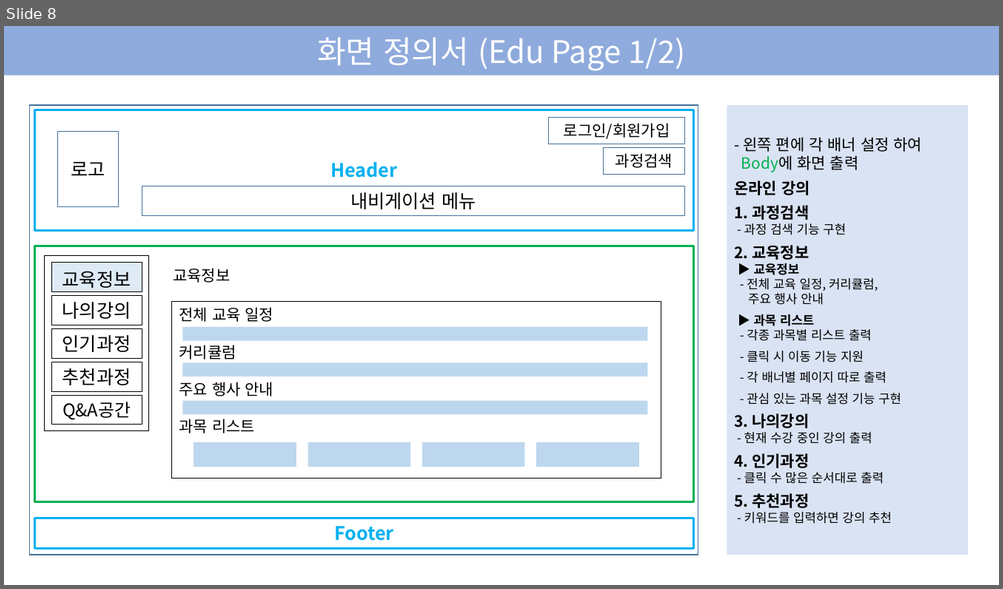
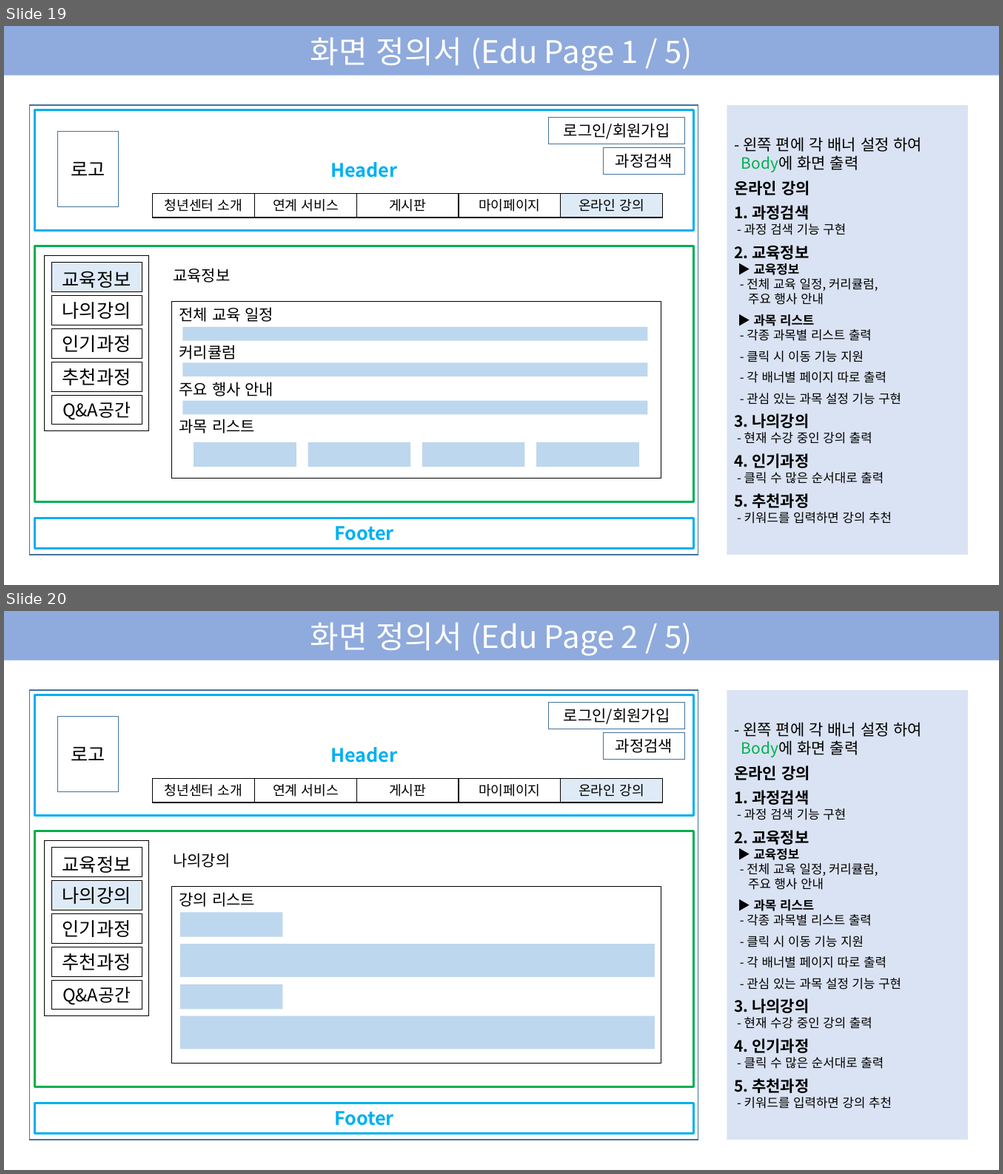
Before and after one commit to EODOHA/Youth_Project, a slide deck: 2조 프로젝트.pptx. Shown one above the other, each under a label of ours: slide 8 before the commit, slides 19 and 20 after it. The pictures are 1003x589 and 1003x1174 pixels, drawn with LibreOffice and Linux fonts; fonts in the diff are those of the drawing. Boxes give left, top, right and bottom in pixels: in the first picture for what was removed or moved away, otherwise in the second. Text is boxed around its words. In the diff, an @@ line names an element or a change of style, - is before the commit and + after.

```diff
--- a/2조 프로젝트.pptx
+++ b/2조 프로젝트.pptx
@@ slide 20 added at (4, 611, 999, 1170), background #FFFFFF @@
@@ rectangle added at (4, 611, 999, 661), fill #8FAADC, 30 pt, text #FFFFFF @@
+화면 정의서 (Edu Page 2 / 5)
@@ rectangle added at (30, 690, 699, 1140), outline #43739E 1 pt @@
@@ rectangle added at (34, 695, 694, 816), outline #00B0F0 2 pt, 18 pt, text #00B0F0, bold @@
+Header
@@ rectangle added at (727, 690, 968, 1140), fill #DAE3F3, 12 pt, text #000000 @@
+- 왼쪽 편에 각 배너 설정 하여
+Body에 화면 출력
+온라인 강의
+1. 과정검색
+- 과정 검색 기능 구현
+2. 교육정보
+▶ 교육정보
+- 전체 교육 일정, 커리큘럼,
+주요 행사 안내
+▶ 과목 리스트
+- 각종 과목별 리스트 출력
+- 클릭 시 이동 기능 지원
+- 각 배너별 페이지 따로 출력
+- 관심 있는 과목 설정 기능 구현
+3. 나의강의
+- 현재 수강 중인 강의 출력
+4. 인기과정
+- 클릭 수 많은 순서대로 출력
+5. 추천과정
+- 키워드를 입력하면 강의 추천
@@ rectangle added at (58, 717, 119, 792), outline #43739E 0.75 pt, 18 pt, text #000000 @@
+로고
@@ rectangle added at (549, 703, 685, 729), outline #43739E 0.75 pt, 15 pt, text #000000 @@
+로그인/회원가입
@@ rectangle added at (603, 732, 685, 759), outline #43739E 0.75 pt, 15 pt, text #000000 @@
+과정검색
@@ group added at (153, 779, 663, 803): 5 rectangles @@
+청년센터 소개
+연계 서비스
+게시판
+마이페이지
+온라인 강의
@@ rectangle added at (34, 831, 694, 1087), outline #00B050 2 pt @@
@@ rectangle added at (44, 841, 149, 1016), outline #000000 1 pt @@
@@ rectangle added at (52, 848, 142, 878), outline #000000 0.75 pt, 18 pt, text #000000 @@
+교육정보
@@ text added at (173, 853, 230, 868), 15 pt, text #000000 @@
+나의강의
@@ rectangle added at (52, 880, 142, 910), fill #DEEBF7, outline #000000 0.75 pt, 18 pt, text #000000 @@
+나의강의
@@ rectangle added at (172, 887, 660, 1064), outline #000000 0.75 pt, 15 pt, text #000000 @@
+강의 리스트
@@ rectangle added at (52, 914, 142, 944), outline #000000 0.75 pt, 18 pt, text #000000 @@
+인기과정
@@ rectangle added at (180, 912, 283, 937), fill #BDD7EE @@
@@ rectangle added at (52, 948, 142, 977), outline #000000 0.75 pt, 18 pt, text #000000 @@
+추천과정
@@ rectangle added at (180, 945, 654, 977), fill #BDD7EE @@
@@ rectangle added at (52, 980, 142, 1009), outline #000000 0.75 pt, 17 pt, text #000000 @@
+Q&A공간
@@ rectangle added at (180, 985, 283, 1009), fill #BDD7EE @@
@@ rectangle added at (180, 1016, 654, 1049), fill #BDD7EE @@
@@ rectangle added at (34, 1104, 694, 1134), outline #00B0F0 2 pt, 18 pt, text #00B0F0, bold @@
+Footer
@@ what was slide 8 is now slide 19 @@
@@ slide 19 changed as well @@
@@ text in rectangle at (310, 37, 691, 70): text changed @@
-화면 정의서 (Edu Page 1/2)
+화면 정의서 (Edu Page 1 / 5)
@@ rectangle removed at (142, 187, 685, 216) @@
-내비게이션 메뉴
@@ group added at (153, 194, 663, 218): 5 rectangles @@
+청년센터 소개
+연계 서비스
+게시판
+마이페이지
+온라인 강의
```
Also in this commit, not shown: 8 other slides changed, 26 other slides added.
